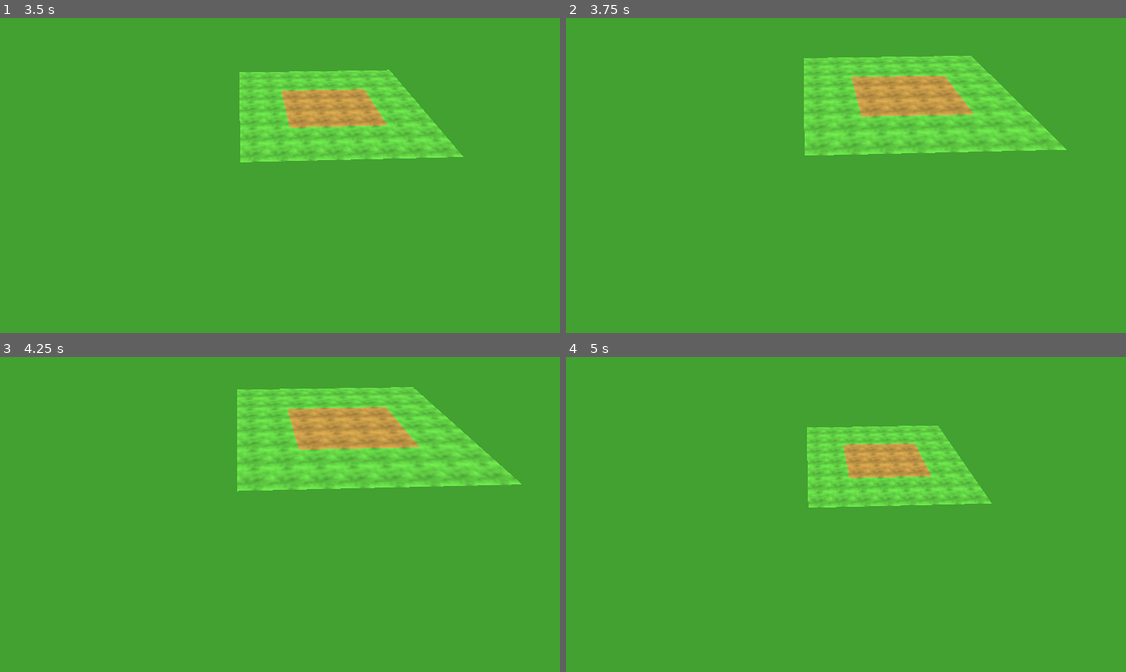
Above: before the commit, frames 1-4 (two rows, left to right).
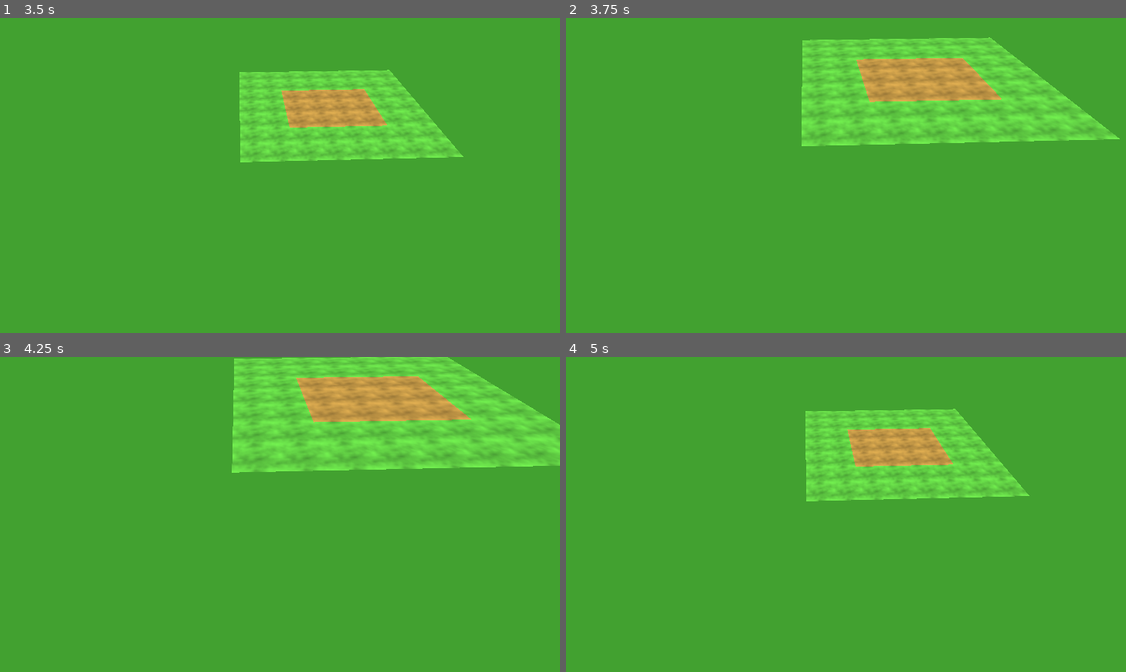
Above: after the commit, the same moments.

Repository: wingedadventurer/gwj-xii
Game: Godot game, scene res://scenes/levels/level_test_camera.tscn
The game is run twice, just before and just after one commit, with the same random seed, the same clock (stepped at 60 frames per second) and the same inputs. The project has no main scene, so this scene is started directly.
Inputs (mouse positions are in pixels of both pictures, inside the frame that each line leads up to):
- Up to frame 1 (3.5 s): tap Enter at 0.5 s; move the mouse to (218, 270) at 0.52 s; hold Down (camera_move_back) 0.53-1.28 s; move the mouse to (436, 254) at 1.27 s; tap Up (camera_move_forward) at 1.35 s; tap Space at 2 s; move the mouse to (67, 144) at 2.02 s; hold Left (camera_move_left) 2.03-2.78 s; move the mouse to (280, 197) at 2.77 s; tap Right (camera_move_right) at 2.85 s
- Up to frame 2 (3.75 s): tap Enter at 3.5 s; move the mouse to (722, 109) at 3.52 s; tap Mouse wheel up (camera_zoom_in) at 3.6 s
- Up to frame 3 (4.25 s): no input
- Up to frame 4 (5 s): move the mouse to (952, 520) at 4.27 s; tap Mouse wheel down (camera_zoom_out) at 4.35 s

Frame 1 is identical in both runs. In frame 2, 10% of the frame differs, in the area x 42-99%, y 6-44%; in frame 3, 15%, in the area x 41-100%, y 0-43%; in frame 4, 6.2%.

Commit message:
:hammer: Fix camera initial zoom value

Diff:
--- a/godot-project/scripts/camera.gd
+++ b/godot-project/scripts/camera.gd
@@ -6,13 +6,16 @@
 var max_move_speed := 8.0
 var acceleration_strength := 20.0
 var deceleration_factor := 0.2
-var zoom := 10.0 setget set_zoom
+var zoom := 8.0 setget set_zoom
 var min_zoom := 4.0
 var max_zoom := 12.0
 var zoom_step := 4.0
 var zoom_time := 0.6
 
 var move_velocity : Vector2
+
+func _ready() -> void:
+	set_zoom(zoom)
 
 func _process(delta : float) -> void:
 	update_velocity(delta)
